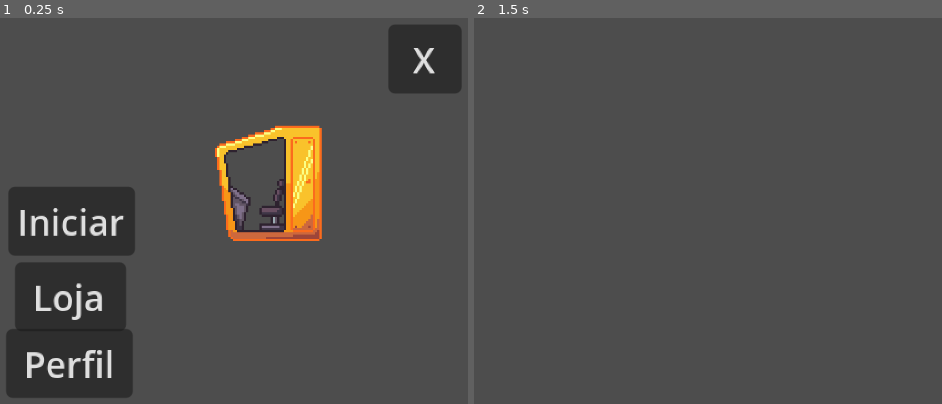
Above: before the commit, frames 1-2 (left to right).
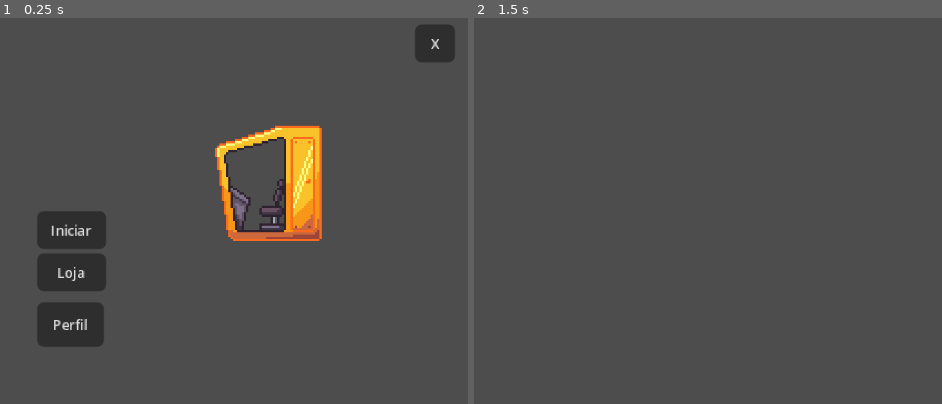
Above: after the commit, the same moments.

Repository: rennan-ventura/EmpilhaCaixote
Game: Godot game, scene res://main_menu.tscn
Same seed, same stepped clock (60 frames per second), same inputs: the game is played once before the commit and once after it. The project has no main scene, so this scene is started directly.
Inputs:
- Up to frame 1 (0.25 s): no input
- Up to frame 2 (1.5 s): click "Iniciar" at 0.5 s; tap Enter at 1.25 s

The runs differ from the first frame. In frame 1, 12% of the frame differs, in the area x 1-99%, y 1-99%; in frame 2, nothing differs.

Commit message:
reduzir font

Diff:
--- a/main_menu.tscn
+++ b/main_menu.tscn
@@ -14,34 +14,38 @@
 
 [node name="Iniciar" type="Button" parent="Btn_manager"]
 layout_mode = 0
-offset_left = 150.0
-offset_top = 80.0
-offset_right = 207.0
-offset_bottom = 111.0
+offset_left = 163.0
+offset_top = 91.0
+offset_right = 194.0
+offset_bottom = 108.0
+theme_override_font_sizes/font_size = 6
 text = "Iniciar"
 
 [node name="Loja" type="Button" parent="Btn_manager"]
 layout_mode = 0
-offset_left = 153.0
-offset_top = 114.0
-offset_right = 203.0
-offset_bottom = 145.0
+offset_left = 163.0
+offset_top = 110.0
+offset_right = 194.0
+offset_bottom = 127.0
+theme_override_font_sizes/font_size = 6
 text = "Loja"
 
 [node name="Perfil" type="Button" parent="Btn_manager"]
 layout_mode = 0
-offset_left = 149.0
-offset_top = 144.0
-offset_right = 206.0
-offset_bottom = 175.0
+offset_left = 163.0
+offset_top = 132.0
+offset_right = 193.0
+offset_bottom = 152.0
+theme_override_font_sizes/font_size = 6
 text = "Perfil"
 
 [node name="Sair" type="Button" parent="Btn_manager"]
 layout_mode = 0
-offset_left = 321.0
+offset_left = 333.0
 offset_top = 7.0
-offset_right = 354.0
-offset_bottom = 38.0
+offset_right = 351.0
+offset_bottom = 24.0
+theme_override_font_sizes/font_size = 6
 text = "X"
 
 [node name="Cart" type="Sprite2D" parent="."]
Not shown, removed: login.png.import
